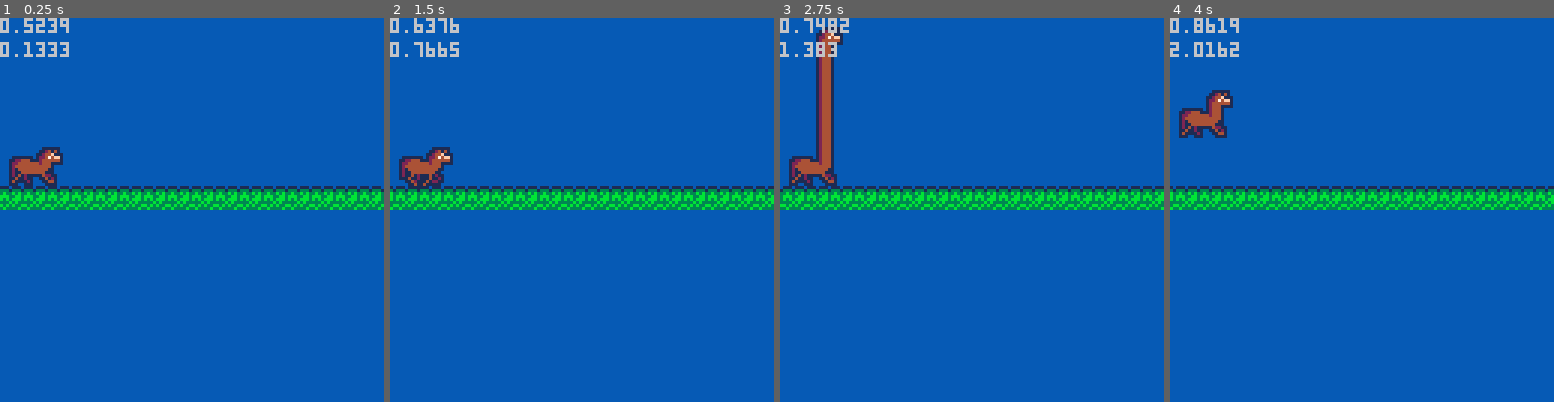
Above: before the commit, frames 1-4 (left to right).
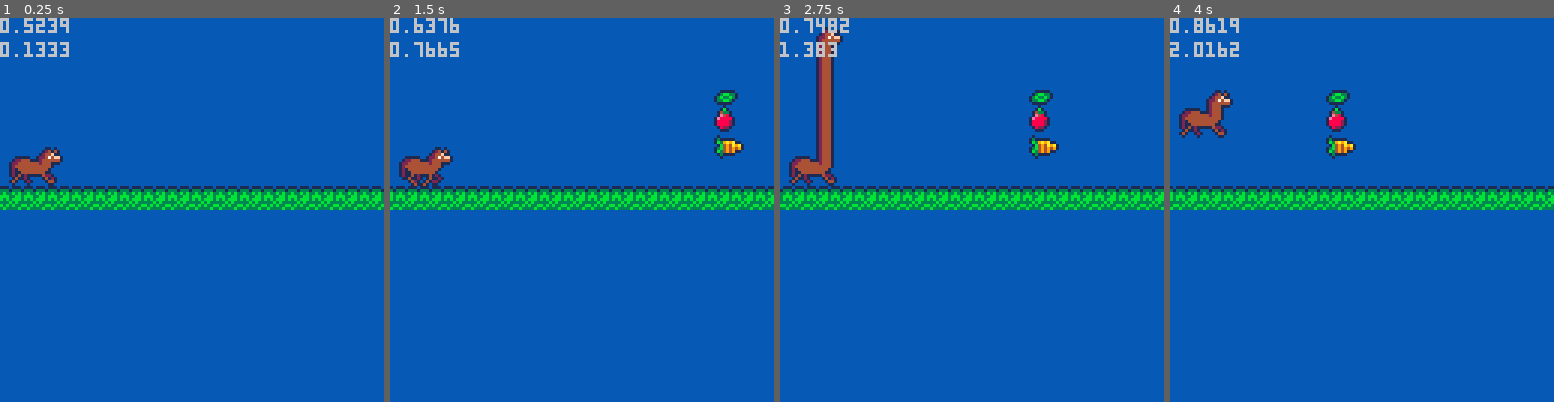
Above: after the commit, the same moments.

Repository: HarryCroke/Horse-Jam-Game
Game: PICO-8 cartridge hoorse.p8
Same seed, same stepped clock (60 frames per second), same inputs: the game is played once before the commit and once after it.
Inputs:
- Up to frame 1 (0.25 s): no input
- Up to frame 2 (1.5 s): no input
- Up to frame 3 (2.75 s): hold Right 1.6-2.1 s; hold Up 2.15-2.42 s; hold Right from 2.47 s (still down)
- Up to frame 4 (4 s): release Right at 3.03 s; hold Left 3.08-3.58 s; hold Down 3.63-3.97 s

The runs differ from the first frame. In frame 1, 0.2% of the frame differs, in the area x 2-17%, y 33-44%; in frame 2, 0.9%; in frame 3, 0.9%; in frame 4, 0.9%, in the area x 2-49%, y 18-37%.

Commit message:
Working collision

Diff:
--- a/hoorse.p8
+++ b/hoorse.p8
@@ -25,6 +25,30 @@
     run_button = 4
 
     timer = 0
+
+    items = {}
+
+    debug = ""
+
+    -- item = {
+    --     x = 0,
+    --     y = 0,
+    --     spr = 0,
+    --     type = "null",
+    --     effect = 1,
+    --     w = 4,
+    --     h = 4
+    -- }
+
+    horse = {x = 4, y = 40, w = 16, h = 16}
+
+    carrot = {spr = 12, effect = "perm", effect = 0.5, w = 2, h = 4}
+    apple = {spr = 13, effect = "temp", effect = 1, w = 2, h = 4}
+    cash = {spr = 14, effect = "points", effect = 0.5, w = 2, h = 4}
+
+    create_item(carrot, 40)
+    create_item(apple, 30)
+    create_item(cash, 25)
 end
 
 function stretch_input()
@@ -39,18 +63,48 @@
         height = mid(min_height, height - 1.5, max_height)
         length = mid(min_length, length - 1.5, max_length)
     end
+
+    horse.y = height + 16
+    horse.h = -13 - length
 end
 
 function accelerate()
     x_velocity += x_acceleration
-
-
     x_velocity = mid(0, x_velocity, max_x_velocity)
+end
+
+-- function create_item(nx, ny, nspr, ntype, neffect)
+--     add(item{nx, ny, nspr, ntype, neffect})
+-- end
+
+function create_item(nitem, ny)
+    nitem.y = ny
+    nitem.x = 136
+    add(items, nitem)
+end
+
+function update_item()
+    for i in all(items) do
+        i.x -= x_velocity
+        if(collide_object(i)) then
+            del(items, i)
+        end
+    end
+end
+
+function collide_object(i)
+    if flr(i.x) != horse.x + horse.w then return false end
+
+    if i.y > horse.y or i.y < horse.y + horse.h then
+    if i.y + i.h > horse.y or i.y + i.h < horse.y + horse.h then return false end end
+
+    return true
 end
 
 function _update()
     accelerate()
     stretch_input()
+    update_item()
     height = mid(min_height, height + y_velocity, max_height)
     if(height != max_height) then
         y_velocity += gravity
@@ -103,6 +157,18 @@
     end
 
     spr(19, 12, height+1-length, 1, 1) -- Head
+end
+
+function draw_items()
+    for i in all(items) do
+        spr_out(i.spr, i.x, i.y, 1, 1)
+        spr(i.spr, i.x, i.y)
+        -- draw_hitbox(i)
+    end
+end
+
+function draw_hitbox(object)
+    rectfill(object.x, object.y, object.x + object.w, object.y + object.h)
 end
 
 function spr_out(n,x,y,w,h,col_outline,flip_x,flip_y)
@@ -115,7 +181,9 @@
   -- draw outline
   for xx=-1,1 do
     for yy=-1,1 do
-      spr(n,x+xx,y+yy,w,h,flip_x,flip_y)
+        if(xx != yy) and (xx != -yy) then
+            spr(n,x+xx,y+yy,w,h,flip_x,flip_y)
+        end
     end
   end
   -- reset palette
@@ -125,18 +193,18 @@
 end
 
 function _draw()
-
-
-
     --poke(0x5f2c, 3) -- 64x64
     animate_horse()
     cls(12)
+    draw_items()
     draw_horse()
     map(0, 0, x_position, 0, 32, 32)
     print(x_velocity)
     print(timer,0,8)
+    print(debug,0,16)
     poke( 0x5f2e, 1 )
     pal( 12, 140, 1 )
+    --draw_hitbox(horse)
 
 end
 
